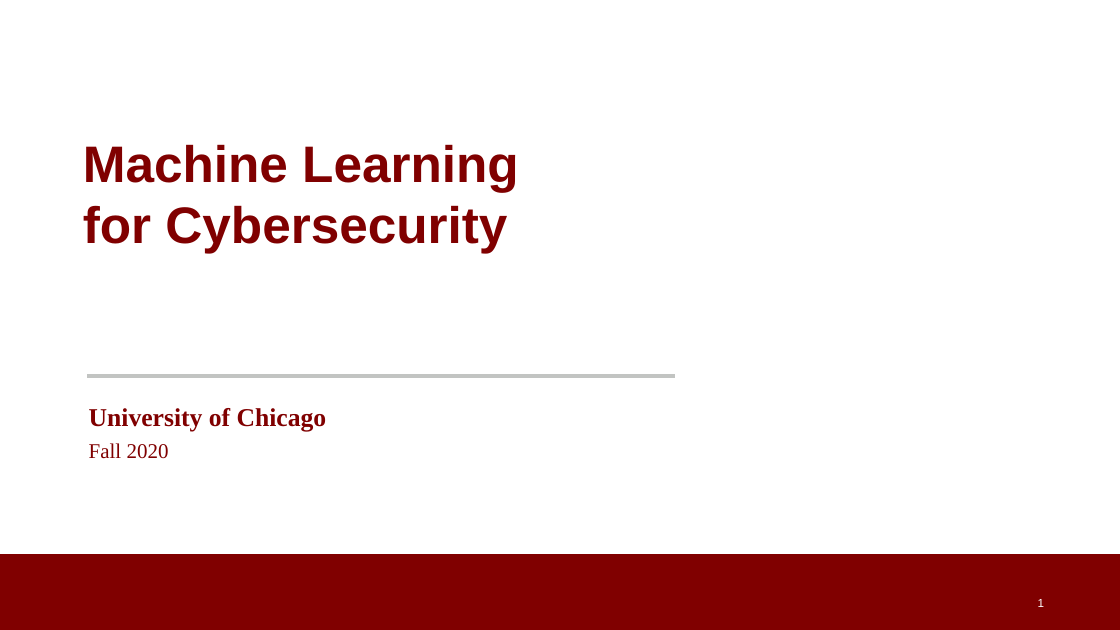
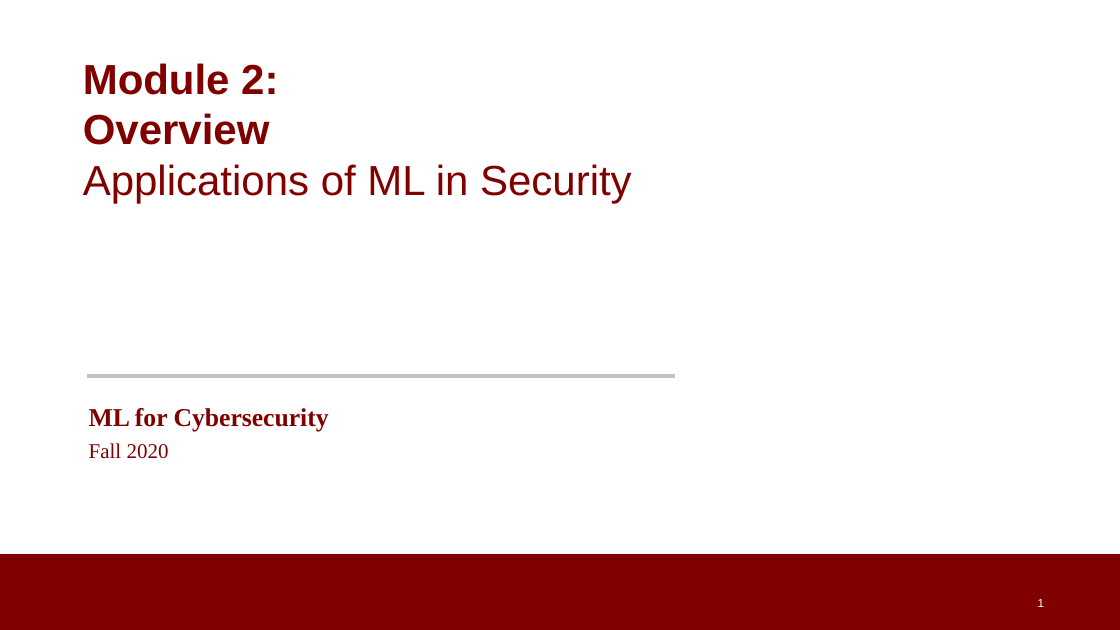
Before and after one commit to noise-lab/ML-Cybersecurity, a slide deck: slide 1 of module-2/ppt/2.0-introduction.pptx. Drawn at 1120x630 pixels with LibreOffice and Linux fonts; fonts in the diff are those of the drawing; background and template pictures are left out. Boxes give left, top, right and bottom in pixels: in the first picture for what was removed or moved away, otherwise in the second. Text is boxed around its words. In the diff, an @@ line names an element or a change of style, - is before the commit and + after.

Commit message:
first two modules

```diff
--- a/module-2/ppt/2.0-introduction.pptx
+++ b/module-2/ppt/2.0-introduction.pptx
@@ text at (83,63,632,203): text changed; size 44 to 36 pt; bold off @@
-Machine Learning
-for Cybersecurity
+Module 2:
+Overview
+Applications of ML in Security
@@ text at (89,408,329,431): text changed @@
-University of Chicago
+ML for Cybersecurity
```
Also in this commit, not shown: 1 other slide changed, 2 slides added, 1 slide removed.
